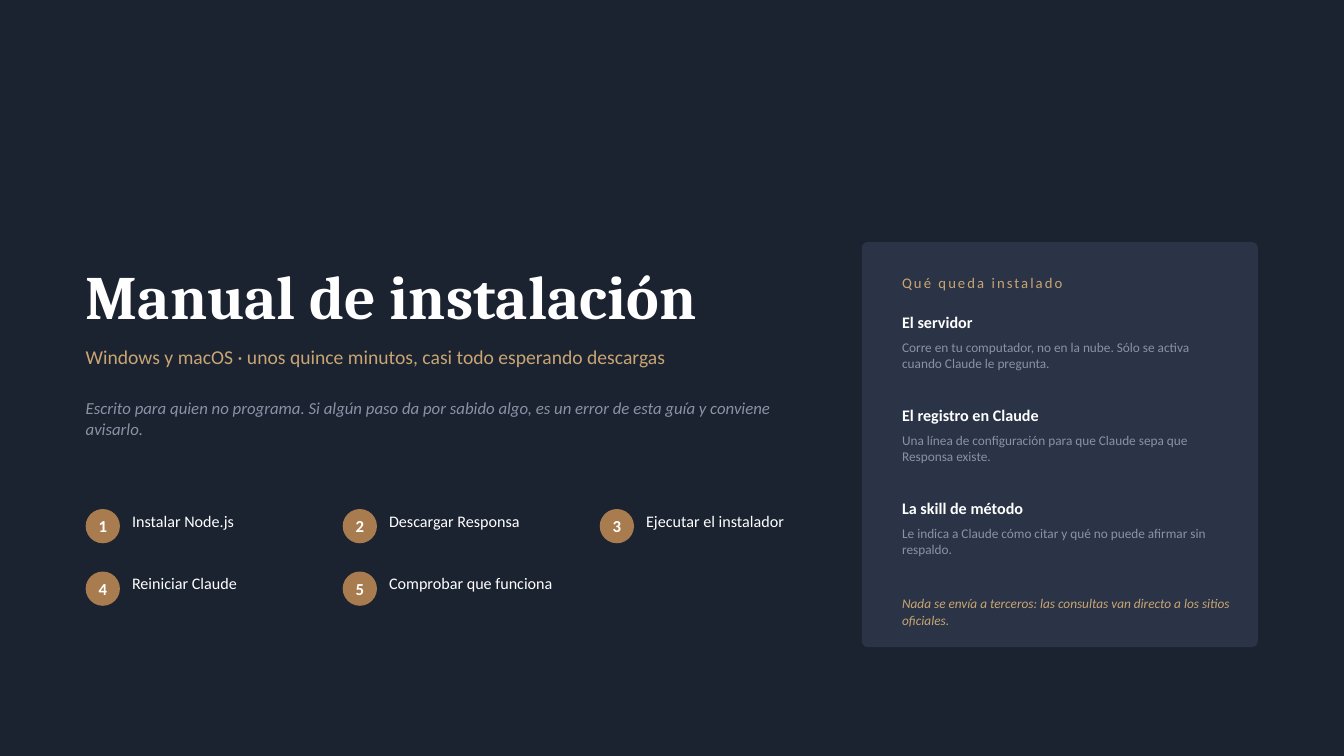
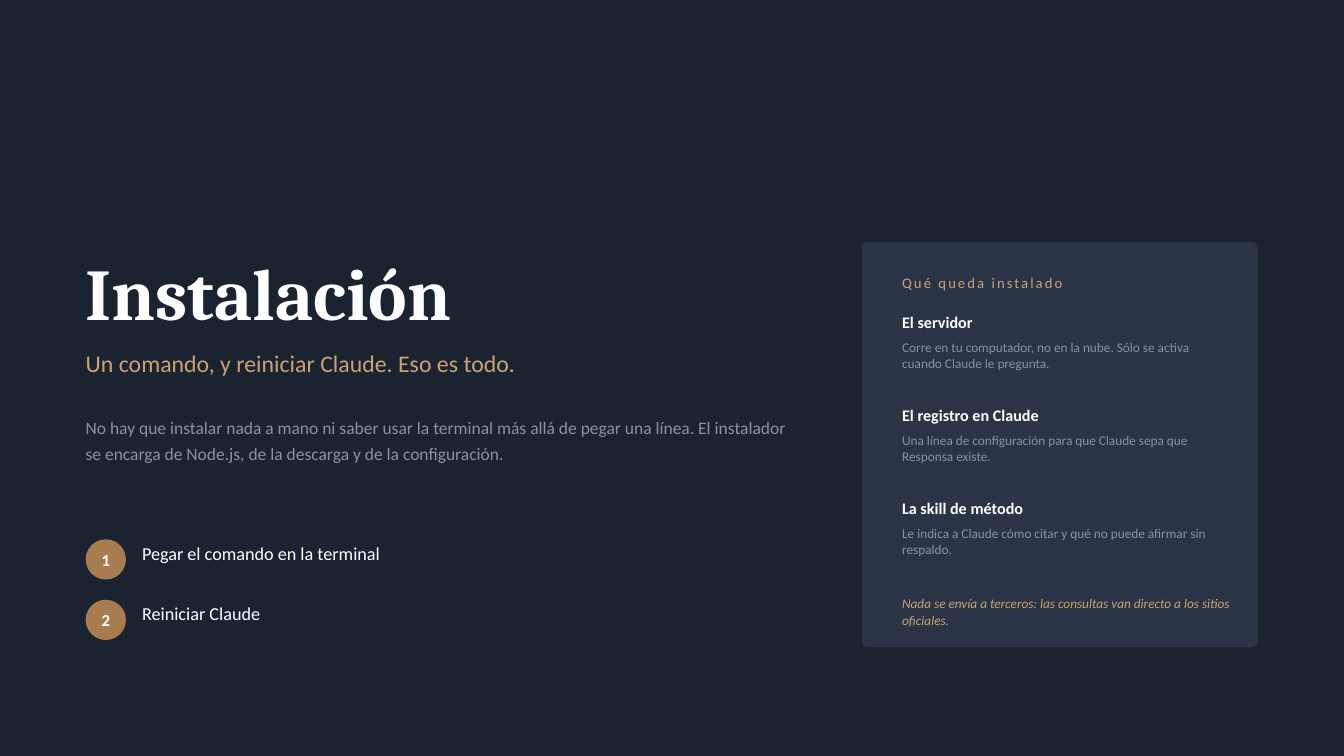
Before and after one commit to djlarrix/Responsa, a slide deck: slide 10 of docs/Responsa.pptx. Drawn at 1344x756 pixels with LibreOffice and Linux fonts; fonts in the diff are those of the drawing. Boxes give left, top, right and bottom in pixels: in the first picture for what was removed or moved away, otherwise in the second. Text is boxed around its words. In the diff, an @@ line names an element or a change of style, - is before the commit and + after.

Commit message:
Instalacion de un comando
Anade instalar.ps1 e instalar.sh: una sola linea que instala Node.js si
falta, descarga el repositorio, ejecuta el instalador y verifica las
fuentes. Se puede repetir; si ya esta instalado, actualiza.

La instalacion pasa de cinco pasos a dos: pegar el comando y reiniciar
Claude. PDF, README y manual actualizados en consecuencia.

```diff
--- a/docs/Responsa.pptx
+++ b/docs/Responsa.pptx
@@ text at (x1=86, y1=268, x2=451, y2=321): text changed; size 44 to 52 pt @@
-Manual de instalación
+Instalación
@@ text at (x1=86, y1=355, x2=515, y2=376): text changed; size 14 to 17 pt @@
-Windows y macOS · unos quince minutos, casi todo esperando descargas
+Un comando, y reiniciar Claude. Eso es todo.
@@ text removed at (x1=86, y1=402, x2=770, y2=435) @@
-Escrito para quien no programa. Si algún paso da por sabido algo, es un error de esta guía y conviene avisarlo.
@@ text added at (x1=86, y1=422, x2=786, y2=463), 12.5 pt, text #8A93A5 @@
+No hay que instalar nada a mano ni saber usar la terminal más allá de pegar una línea. El instalador se encarga de Node.js, de la descarga y de la configuración.
@@ ellipse removed at (x1=343, y1=509, x2=377, y2=543) @@
@@ ellipse removed at (x1=600, y1=509, x2=634, y2=543) @@
@@ text "1" moved from (x1=99, y1=521, x2=107, y2=532) to (x1=102, y1=555, x2=110, y2=566) @@
@@ ellipse resized from (x1=86, y1=572, x2=120, y2=606) to (x1=86, y1=539, x2=126, y2=580) @@
@@ text removed at (x1=132, y1=515, x2=234, y2=530) @@
-Instalar Node.js
@@ text removed at (x1=389, y1=516, x2=519, y2=530) @@
-Descargar Responsa
@@ text removed at (x1=613, y1=521, x2=621, y2=532) @@
-3
@@ text removed at (x1=646, y1=515, x2=784, y2=530) @@
-Ejecutar el instalador
@@ text added at (x1=142, y1=547, x2=379, y2=563), 13 pt, text #FFFFFF @@
+Pegar el comando en la terminal
@@ text removed at (x1=99, y1=584, x2=107, y2=595) @@
-4
@@ ellipse removed at (x1=343, y1=572, x2=377, y2=606) @@
@@ text removed at (x1=356, y1=584, x2=364, y2=595) @@
-5
@@ text removed at (x1=389, y1=578, x2=552, y2=592) @@
-Comprobar que funciona
@@ text "2" moved from (x1=356, y1=521, x2=364, y2=532) to (x1=102, y1=615, x2=110, y2=626) @@
@@ ellipse resized from (x1=86, y1=509, x2=120, y2=543) to (x1=86, y1=600, x2=126, y2=640) @@
@@ text "Reiniciar Claude" moved from (x1=132, y1=578, x2=237, y2=589) to (x1=142, y1=607, x2=260, y2=620) @@
@@ text "Reiniciar Claude" at (x1=142, y1=607, x2=260, y2=620): size 11.5 to 13 pt @@
```
Also in this commit, not shown: 3 other slides changed, 1 slide added, 3 slides removed, 6 other files.
